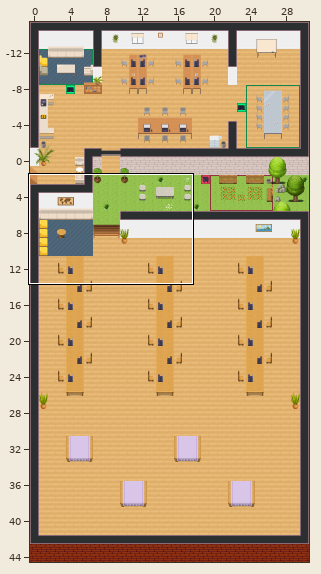
Tiled map (JSON): office.tmj. The first picture is a wide view before the edit; the outline marks the close-up.
Close-up. First the earlier version:
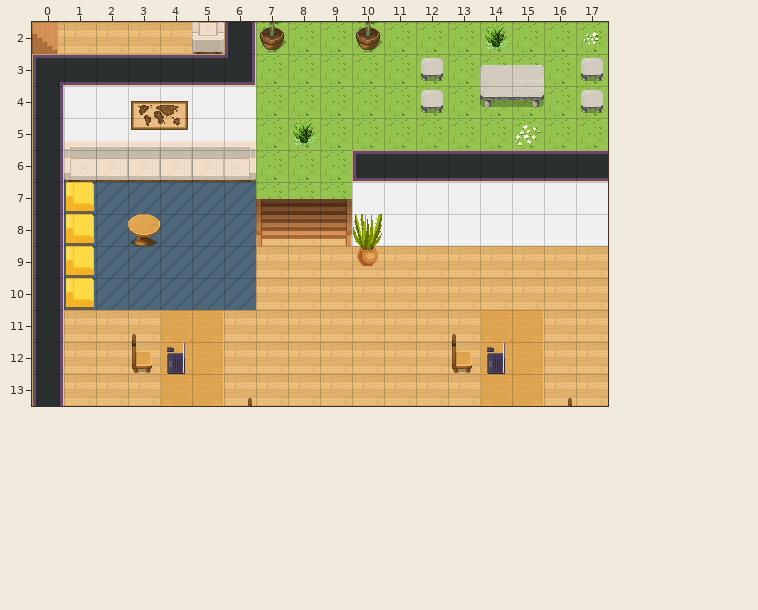
Cells are 32x32 px. Shown: x 0..17, y 2..13. The commit also changed other parts of the map, which this record leaves out. The old version is drawn lined up with the new one.
Once edited:
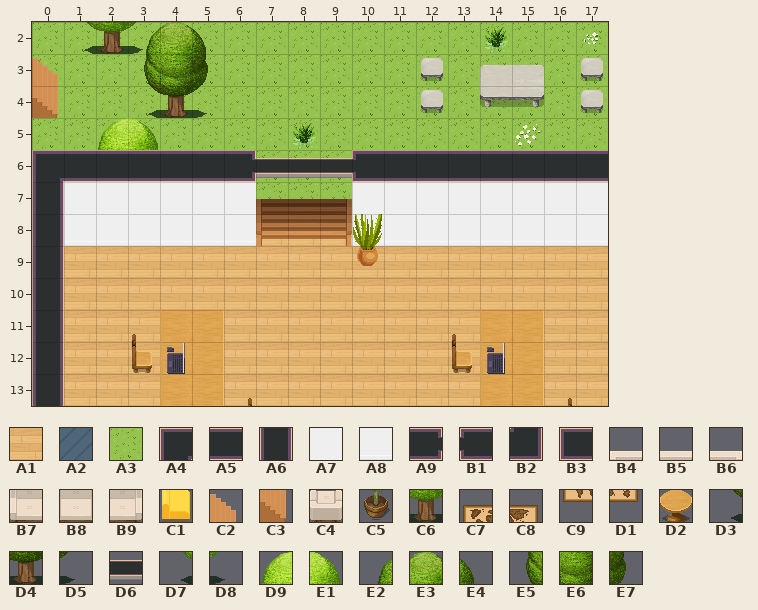
Key: from "Chunk 1": A1 2, A2 3, A3 4, A4 23, A5 24, A6 27, A7 28, A8 29, A9 34, B1 35, B2 37, B3 39, B4 72, B5 73, B6 74, B7 81, B8 82, B9 83, C1 87, C2 125 flipped left-right, C3 128 flipped left-right, C4 129, C5 130, C6 134, C7 139, C8 140, C9 145, D1 146, D2 147, D3 182, D4 183, D5 184, D6 217, D7 226, D8 227, D9 228, E1 229, E2 234, E3 235, E4 236, E5 237, E6 238, E7 239.
__ is an empty cell, ## one hidden under a higher layer.
The exact change:
map size 31x60 -> 31x45 cells (old content now starts at 0,-15; both pictures use the new coordinates)
Layer "floor/floor1":
y 2: x 0..6 A1 A1 A1 A1 A1 A1 ## -> A3 A3 A3 A3 A3 A3 A3
y 3: x 0..3 ## ## ## ## -> A3 A3 A3 A3; x 5..6 ## ## -> A3 A3
y 4..5: x 0..6 ## ## ## ## ## ## ## -> A3 A3 A3 A3 A3 A3 A3
y 6: x 1 A2 -> ##; x 6 A2 -> ##
y 7..8: x 1..6 A2 A2 A2 A2 A2 A2 -> ## ## ## ## ## ##
y 9..10: x 1..6 A2 A2 A2 A2 A2 A2 -> A1 A1 A1 A1 A1 A1
Layer "walls/walls1":
y 2: x 6 A6 -> __
y 3: x 0..6 A4 A5 A5 A5 A5 A5 B2 -> __ __ __ __ __ __ __
y 4: x 0..6 A6 A7 A7 A7 A7 A7 A7 -> __ __ __ __ __ __ __
y 5: x 0..6 A6 A8 A8 A8 A8 A8 A8 -> __ __ __ __ __ __ __
y 6: x 0..5 A6 __ __ __ __ __ -> A4 A5 A5 A5 A5 A5; x 10 B3 -> __
y 7: x 1..6 __ __ __ __ __ __ -> A7 A7 A7 A7 A7 A7
y 8: x 1..6 __ __ __ __ __ __ -> A8 A8 A8 A8 A8 A8
Layer "furniture/furniture2":
y 2: x 0 C3 -> __; x 2 __ -> C6; x 5 C4 -> __; x 7 C5 -> __; x 10 C5 -> __
y 3: x 0 __ -> C2
y 4: x 0 __ -> C3; x 3..4 C7 C8 -> __ __
y 5: x 3..4 C9 D1 -> __ __
y 8: x 3 D2 -> __
Layer "furniture/furniture3":
y 4: x 3..5 __ __ __ -> D3 D4 D5
y 5: x 1..6 B4 B5 B5 B5 B5 B6 -> __ __ __ __ __ __
y 6: x 1..6 B7 B8 B8 B8 B8 B9 -> __ __ __ __ __ __
y 7..10: x 1 C1 -> __
Layer "above/above1":
y 2: x 1 __ -> D7; x 3 __ -> D8
y 5: x 2..3 __ __ -> D9 E1
Layer "above/above2":
y 2: x 3..5 __ __ __ -> E2 E3 E4
y 3: x 3..5 __ __ __ -> E5 E6 E7
y 6: x 6..10 __ __ __ __ __ -> A9 D6 D6 D6 B1
Where, in picture pixels (left, top, right, bottom), the same in both close-ups:
changed: (32, 22, 382, 310)
